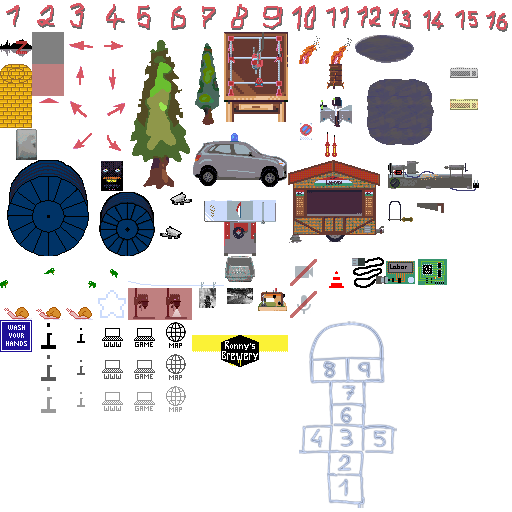
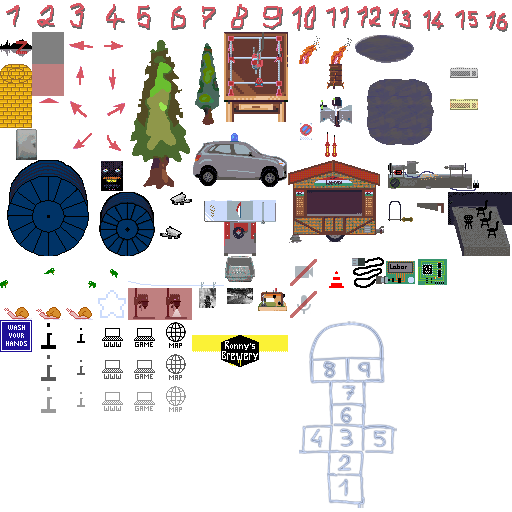
Comparing the layer stacks of the two w=512, h=512 images. Changes:
pixels changed over [448, 192, 512, 256] (layer not identified)
